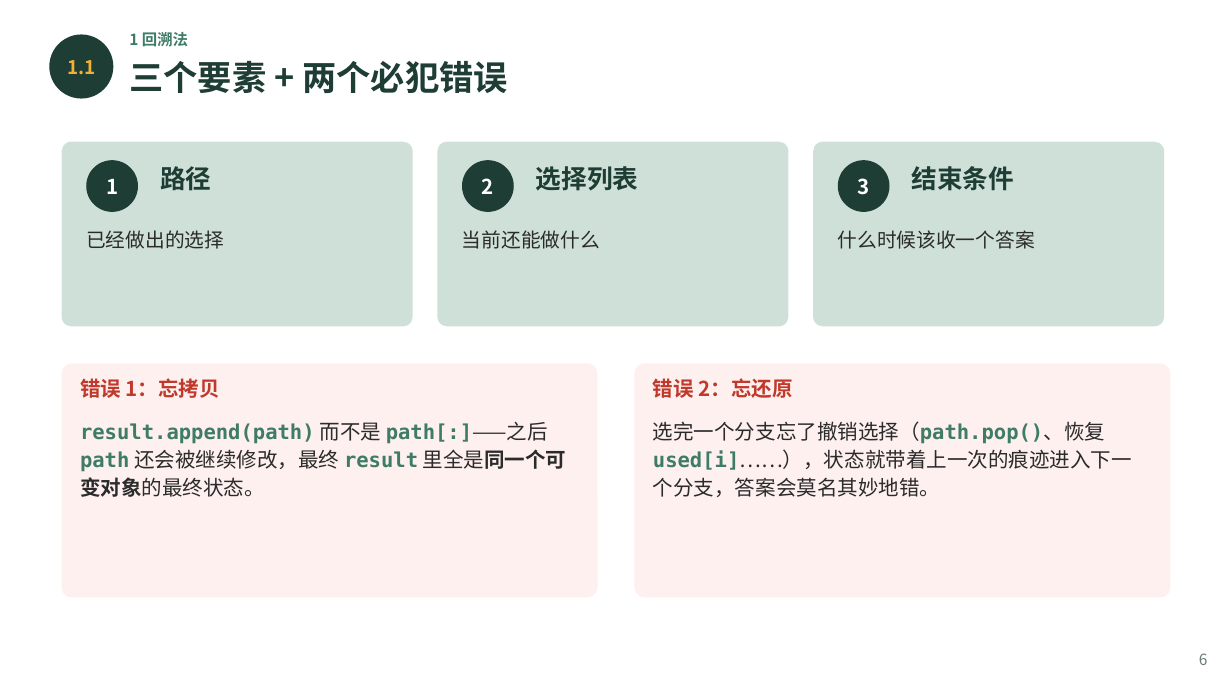
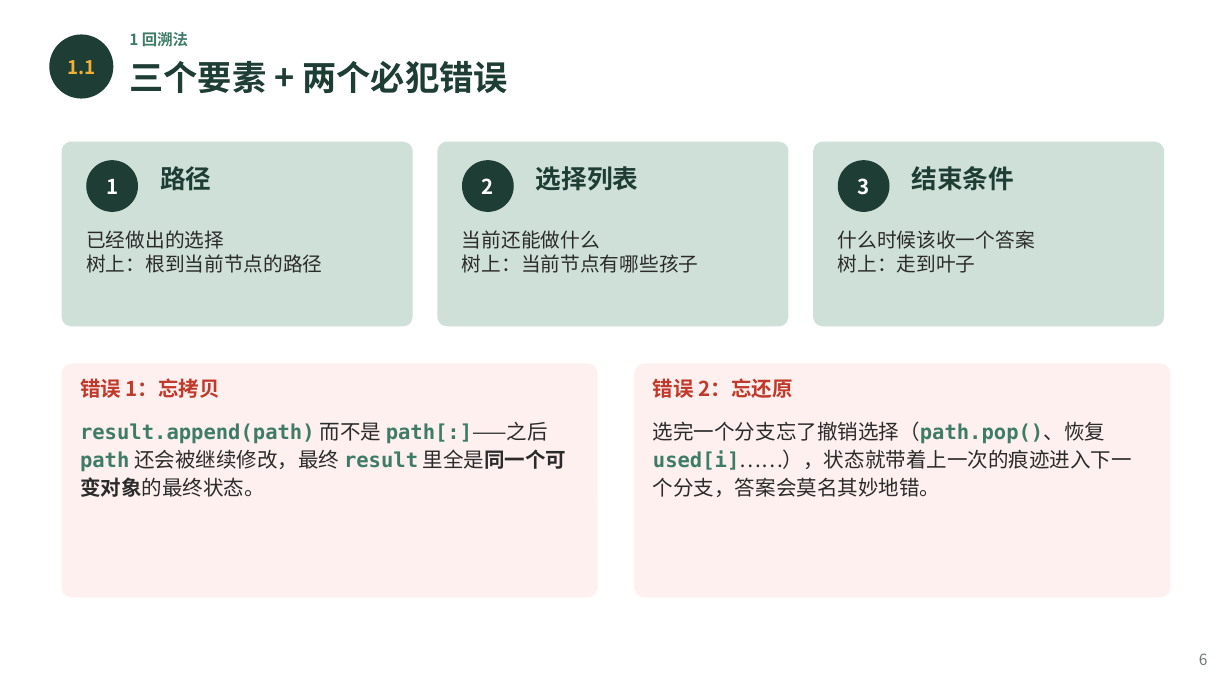
Before and after one commit to GMyhf/2026fall-cs101, a slide deck: slide 6 of courseware/202610_ADS_W09_Recursion_Backtracking_DSU.pptx. Drawn at 1232x693 pixels with LibreOffice and Linux fonts; fonts in the diff are those of the drawing. Boxes give left, top, right and bottom in pixels: in the first picture for what was removed or moved away, otherwise in the second. Text is boxed around its words. In the diff, an @@ line names an element or a change of style, - is before the commit and + after.

```diff
--- a/courseware/202610_ADS_W09_Recursion_Backtracking_DSU.pptx
+++ b/courseware/202610_ADS_W09_Recursion_Backtracking_DSU.pptx
@@ text at (86,254,322,273): paragraph added @@
+树上：根到当前节点的路径
@@ text at (462,254,698,273): paragraph added @@
+树上：当前节点有哪些孩子
@@ text at (838,254,976,273): paragraph added @@
+树上：走到叶子
```
Also in this commit, not shown: 3 other slides changed, 7 other files.
